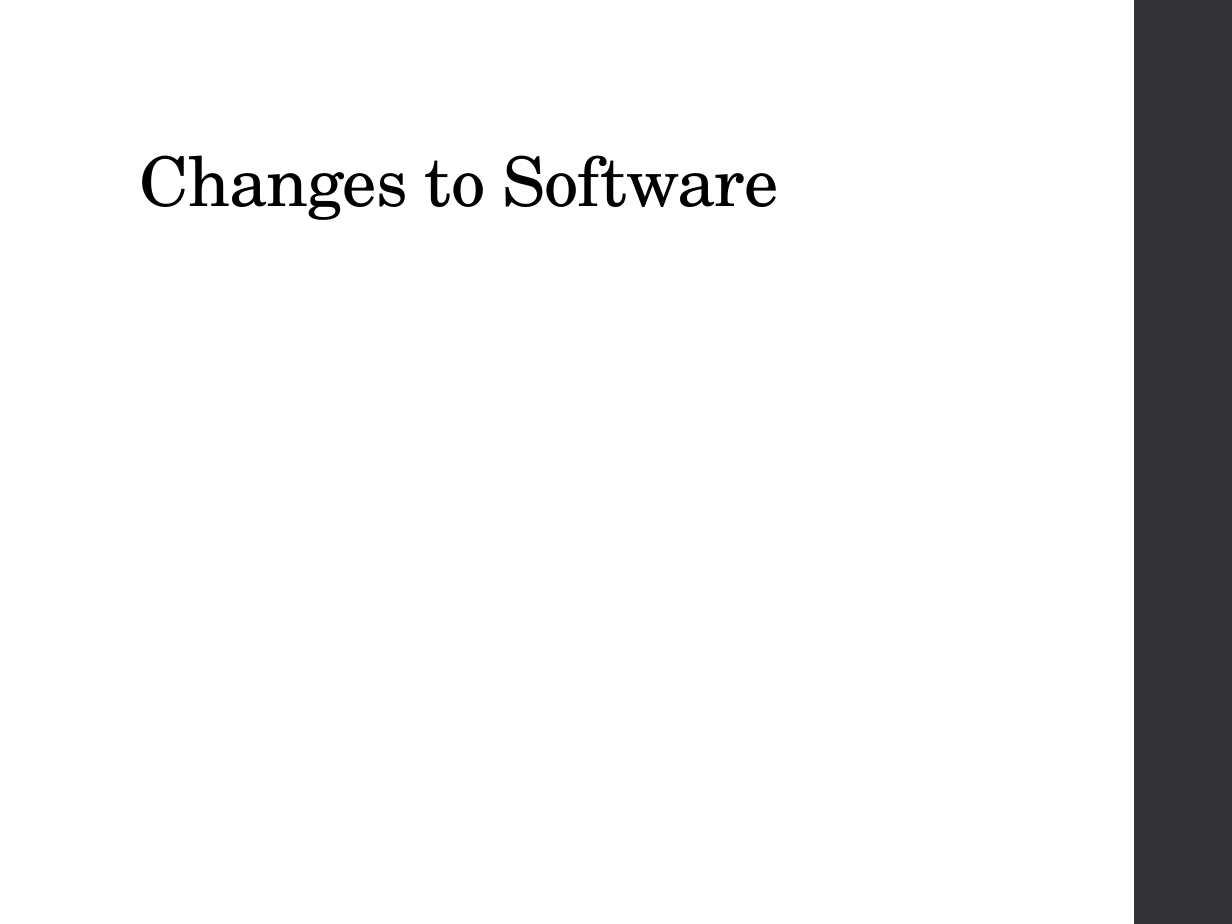
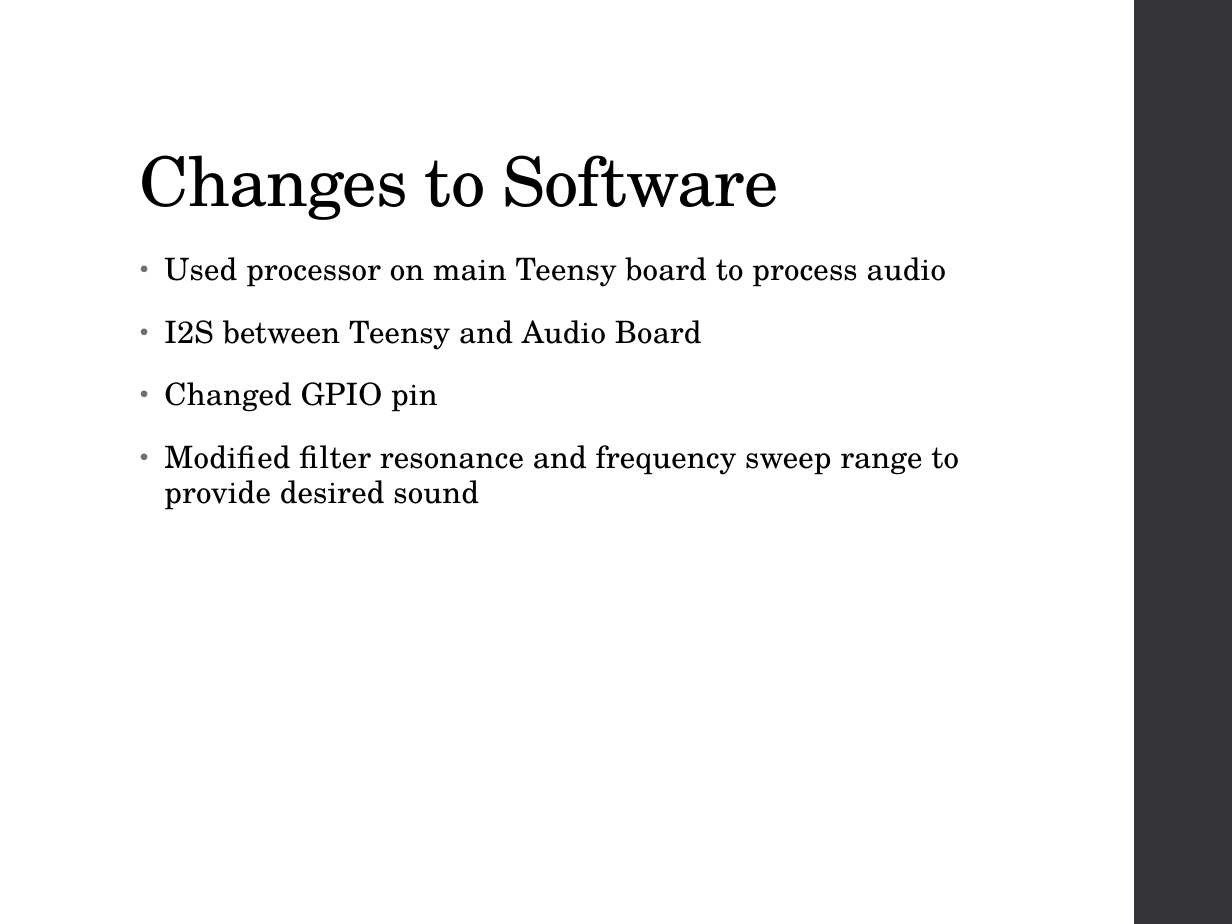
Before and after one commit to aflyingcougar/elc-4438-wah-pedal, a slide deck: slide 9 of Presentation/Final Presentation.pptx. Drawn at 1232x924 pixels with LibreOffice and Linux fonts; fonts in the diff are those of the drawing. Boxes give left, top, right and bottom in pixels: in the first picture for what was removed or moved away, otherwise in the second. Text is boxed around its words. In the diff, an @@ line names an element or a change of style, - is before the commit and + after.

```diff
--- a/Presentation/Final Presentation.pptx
+++ b/Presentation/Final Presentation.pptx
@@ text added at (x1=164, y1=257, x2=959, y2=510), 18 pt, text #000000 @@
+• Used processor on main Teensy board to process audio
+• I2S between Teensy and Audio Board
+• Changed GPIO pin
+• Modified filter resonance and frequency sweep range to provide desired sound
```
Also in this commit, not shown: 6 other slides changed, 4 slides added, 3 slides removed, 6 other files.
